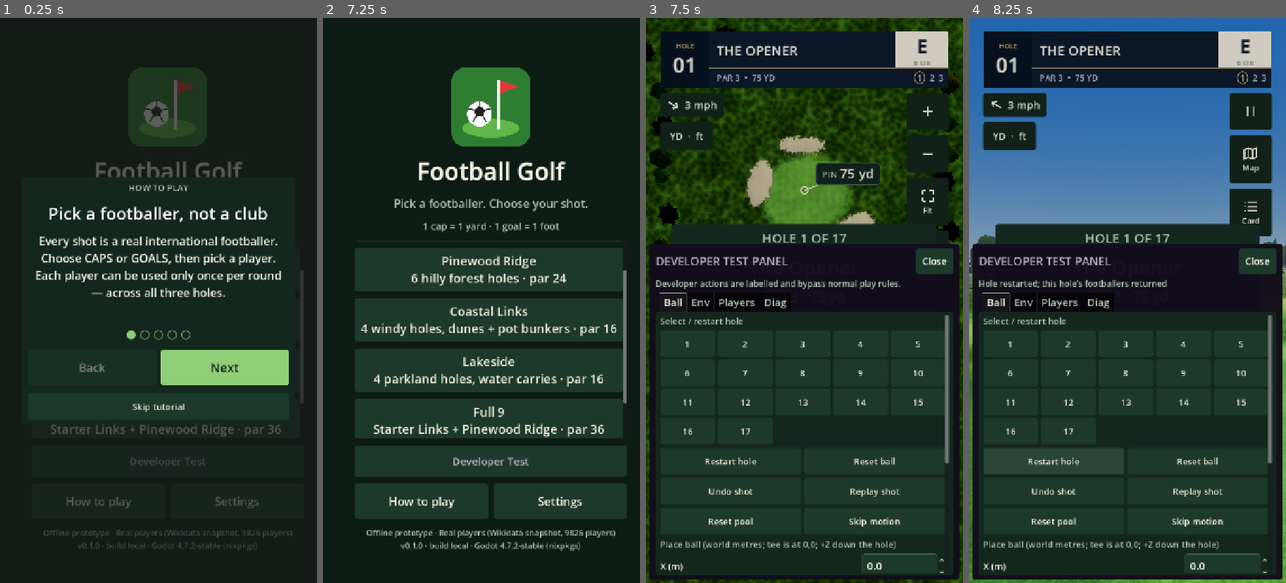
Above: before the commit, frames 1-4 (left to right).
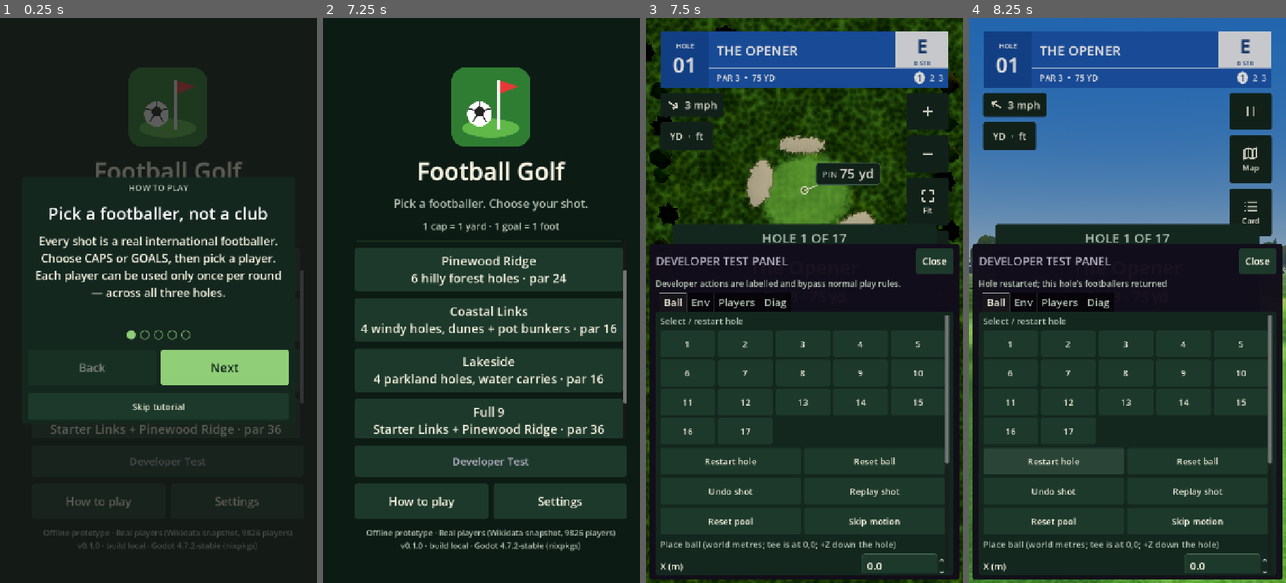
Above: after the commit, the same moments.

Repository: stester101/footgolf
Game: Godot game, scene res://scenes/main.tscn
The game is run twice, just before and just after one commit, with the same random seed, the same clock (stepped at 60 frames per second) and the same inputs.
Inputs:
- Up to frame 1 (0.25 s): no input
- Up to frame 2 (7.25 s): click "Next" at 0.5 s; click "Next" at 1.25 s; click "Pinewood Ridge 6 hilly forest…" at 2 s; click "Lakeside 4 parkland holes, wa…" at 2.75 s; click "Grand Tour All 17 holes, ever…" at 3.5 s; click "Developer Test" at 4.25 s; click "Pinewood Ridge 6 hilly forest…" at 5 s; click "Lakeside 4 parkland holes, wa…" at 5.75 s; click "Let's play" at 6.5 s
- Up to frame 3 (7.5 s): click "Grand Tour All 17 holes, ever…" at 7.25 s
- Up to frame 4 (8.25 s): click "Restart hole" at 8 s

Frames 1-2 are identical in both runs. In frame 3, 8.1% of the frame differs, in the area x 4-96%, y 2-13%; in frame 4, 8.1%.

Commit message:
Banner: blue reference styling (white name, white score tile, ringed current hole)
Co-Authored-By: Claude Haiku 5.5 <noreply@anthropic.com>
Claude-Session: https://claude.ai/code/session_011RuWkb9gHBafNM578dq4MQ

Diff:
--- a/scripts/ui/game_ui.gd
+++ b/scripts/ui/game_ui.gd
@@ -82,6 +82,10 @@
 
 ## Shot-screen design: broadcast-style blue banner, white shot card, dark spin strip.
 const C_NAVY_BANNER := Color("#0D1B2E")
+const C_BAN := Color("#1D57B0")
+const C_BAN_DEEP := Color("#164A9A")
+const C_BAN_TILE := Color("#E9EBEF")
+const C_BAN_NAVY := Color("#1A3E7A")
 const C_NAVY_DEEP := Color("#091424")
 const C_GOLD := Color("#C9A96A")
 const C_CREAM := Color("#F4EFE2")
@@ -210,21 +214,21 @@
 
 func _build_scoreboard() -> PanelContainer:
 	var p := PanelContainer.new()
-	p.add_theme_stylebox_override("panel", UiKit.box(C_NAVY_BANNER, 0, 0))
+	p.add_theme_stylebox_override("panel", UiKit.box(C_BAN, 0, 0))
 	p.mouse_filter = Control.MOUSE_FILTER_IGNORE
 	var row := UiKit.hbox(0)
 	row.mouse_filter = Control.MOUSE_FILTER_IGNORE
 	p.add_child(row)
 	# left: hole block, full height (like the broadcast logo block)
 	var block := PanelContainer.new()
-	block.add_theme_stylebox_override("panel", UiKit.box(C_NAVY_DEEP, 0, 0))
+	block.add_theme_stylebox_override("panel", UiKit.box(C_BAN_DEEP, 0, 0))
 	block.custom_minimum_size = Vector2(112, 0)
 	block.mouse_filter = Control.MOUSE_FILTER_IGNORE
 	var bv := UiKit.vbox(0)
 	bv.alignment = BoxContainer.ALIGNMENT_CENTER
 	bv.mouse_filter = Control.MOUSE_FILTER_IGNORE
-	bv.add_child(_tag("HOLE", 15, C_GOLD, HORIZONTAL_ALIGNMENT_CENTER))
-	_hole_num = _num("01", 46, C_CREAM, HORIZONTAL_ALIGNMENT_CENTER)
+	bv.add_child(_tag("HOLE", 15, Color.WHITE, HORIZONTAL_ALIGNMENT_CENTER))
+	_hole_num = _num("01", 46, Color.WHITE, HORIZONTAL_ALIGNMENT_CENTER)
 	_hole_num.add_theme_font_override("font", UiKit.font_semi())
 	bv.add_child(_hole_num)
 	block.add_child(bv)
@@ -241,7 +245,7 @@
 	name_m.add_theme_constant_override("margin_top", 10)
 	name_m.add_theme_constant_override("margin_bottom", 8)
 	name_m.mouse_filter = Control.MOUSE_FILTER_IGNORE
-	_hole_name = UiKit.label("", 30, C_CREAM)
+	_hole_name = UiKit.label("", 30, Color.WHITE)
 	_hole_name.add_theme_font_override("font", UiKit.font_semi())
 	_hole_name.text_overrun_behavior = TextServer.OVERRUN_TRIM_ELLIPSIS
 	_hole_name.size_flags_vertical = Control.SIZE_SHRINK_CENTER
@@ -249,24 +253,24 @@
 	top.add_child(name_m)
 	# score tile: cream, like the reference's white tile
 	var tile := PanelContainer.new()
-	tile.add_theme_stylebox_override("panel", UiKit.box(C_CREAM, 0, 0))
+	tile.add_theme_stylebox_override("panel", UiKit.box(C_BAN_TILE, 0, 0))
 	tile.custom_minimum_size = Vector2(120, 0)
 	tile.mouse_filter = Control.MOUSE_FILTER_IGNORE
 	var tv := UiKit.vbox(0)
 	tv.alignment = BoxContainer.ALIGNMENT_CENTER
 	tv.mouse_filter = Control.MOUSE_FILTER_IGNORE
-	_round_score = _num("E", 44, C_NAVY_BANNER, HORIZONTAL_ALIGNMENT_CENTER)
+	_round_score = _num("E", 44, C_BAN_NAVY, HORIZONTAL_ALIGNMENT_CENTER)
 	_round_score.add_theme_font_override("font", UiKit.font_semi())
 	tv.add_child(_round_score)
 	_round_sub = _num("", 14, C_MUTED_NAVY, HORIZONTAL_ALIGNMENT_CENTER)
-	_round_sub.add_theme_color_override("font_color", C_NAVY_MUTED)
+	_round_sub.add_theme_color_override("font_color", C_BAN_NAVY)
 	tv.add_child(_round_sub)
 	tile.add_child(tv)
 	top.add_child(tile)
 	right.add_child(top)
 	# gold rule between the rows
 	var rule := ColorRect.new()
-	rule.color = Color(C_GOLD, 0.7)
+	rule.color = Color(1, 1, 1, 0.55)
 	rule.custom_minimum_size = Vector2(0, 2)
 	rule.mouse_filter = Control.MOUSE_FILTER_IGNORE
 	right.add_child(rule)
@@ -283,7 +287,7 @@
 	bm.mouse_filter = Control.MOUSE_FILTER_IGNORE
 	var brow := UiKit.hbox(12)
 	brow.mouse_filter = Control.MOUSE_FILTER_IGNORE
-	_hole_sub = _num("", 19, C_MUTED_NAVY)
+	_hole_sub = _num("", 19, Color.WHITE)
 	_hole_sub.size_flags_horizontal = Control.SIZE_EXPAND_FILL
 	_hole_sub.text_overrun_behavior = TextServer.OVERRUN_TRIM_ELLIPSIS
 	brow.add_child(_hole_sub)
@@ -306,15 +310,15 @@
 	var cur := session.round_state.current_index
 	for i in range(maxi(0, cur - 2), mini(n, cur + 3)):
 		var is_cur := i == cur
-		var lbl := _num(str(i + 1), 19, C_CREAM if is_cur else C_MUTED_NAVY, HORIZONTAL_ALIGNMENT_CENTER)
+		var lbl := _num(str(i + 1), 19, C_BAN_NAVY if is_cur else Color(1, 1, 1, 0.8), HORIZONTAL_ALIGNMENT_CENTER)
 		lbl.add_theme_font_override("font", UiKit.font_semi() if is_cur else UiKit.font_num())
 		if is_cur:
 			var ring := PanelContainer.new()
 			var rsb := StyleBoxFlat.new()
-			rsb.bg_color = C_NAVY_DEEP
+			rsb.bg_color = Color.WHITE
 			rsb.set_corner_radius_all(16)
 			rsb.set_border_width_all(2)
-			rsb.border_color = C_GOLD
+			rsb.border_color = Color(1, 1, 1, 0.6)
 			rsb.content_margin_left = 7
 			rsb.content_margin_right = 7
 			rsb.content_margin_top = 1
